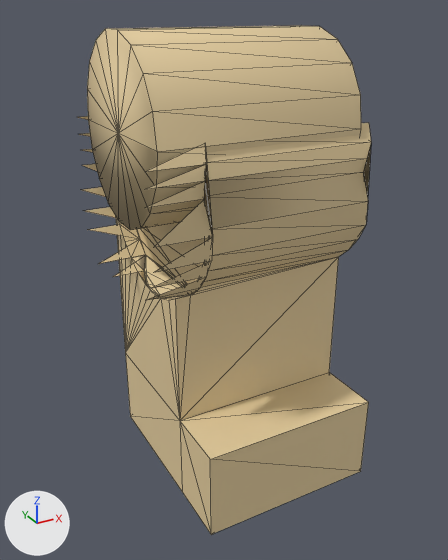
Two versions of the glTF model wasm/assets/minifig/quill/legR.glb, one commit apart.
One viewpoint serves both versions: a camera (50 mm lens) standing at (-0.475, -0.838, 0.161) and looking at (-0.028, -0.025, -0.246). The axes (+X, +Y, +Z) are drawn at lower left. The lights are the same throughout. The picture after the commit comes second. Mesh edges are drawn as thin lines. Vertices at exactly the same position are counted once.

In view in the first picture: 'quill_legR'.
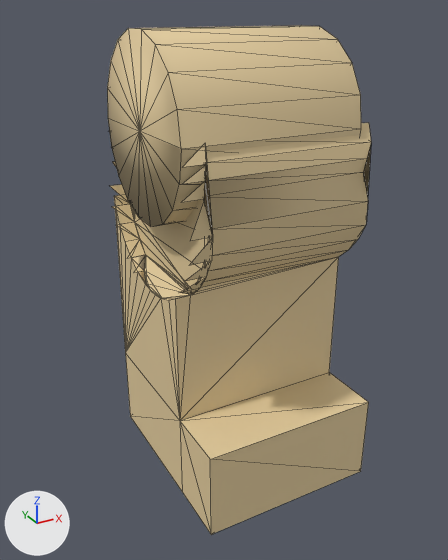
Edits to the bpy script that builds the scene:
```text
Change me_quill_legr:
    used by ob_quill_legr; location = (0.0, 0.0, 0.0)
    remove me_quill_legr.from_pydata(...)  # 155 vertices, 235 faces; spans x -0.2..0.156, y -0.192..0.156, z -0.589..0.135
    add me_quill_legr.from_pydata(...)  # 155 vertices, 235 faces; spans x -0.15..0.156, y -0.192..0.156, z -0.589..0.135
    me_quill_legr part 1: all 37 vertices in x -0.2..-0.177, y -0.155..0.155, z -0.25..0.135 are scaled about their middle by (0, 1, 1), then moved by (0.039, 0.0, 0.0)
```

Pixel boxes [x1, y1, x2, y2] of what changed, in the pictures (448 x 560 px; the box of a moved part takes in the faces that stretch with it):
'quill_legR', reshaped (10% narrower): before [78, 25, 371, 534]; after [107, 25, 371, 534]
part 1 of me_quill_legr, moved or reshaped: before [78, 25, 361, 300]; after [107, 25, 361, 295]
